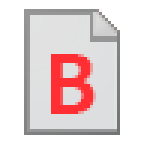
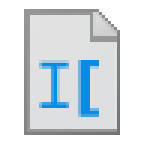
Layer changes from the first 144×144 image to the second:
renamed "B" to "I[", painted on it over [39, 54, 99, 117]
